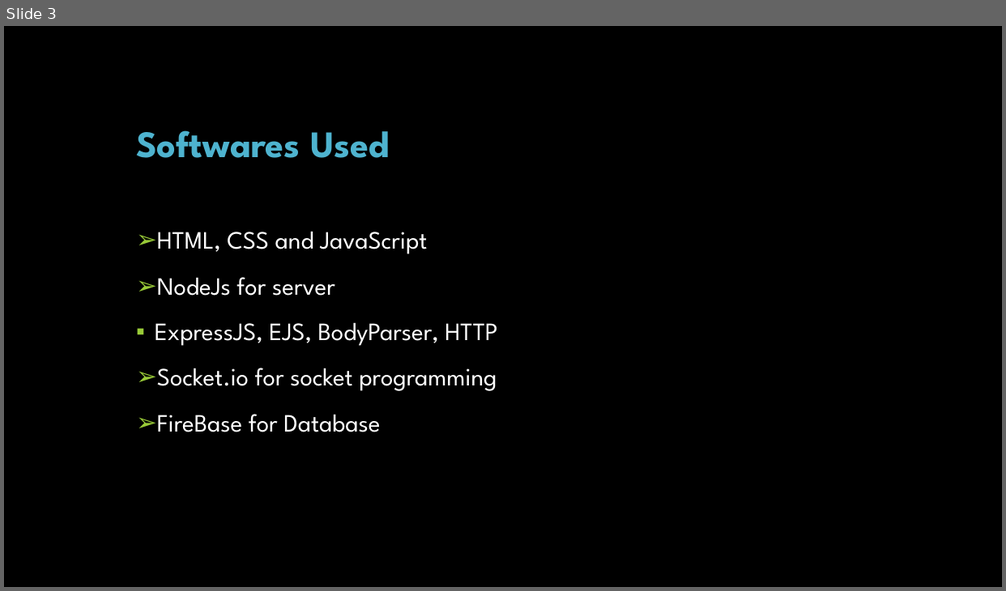
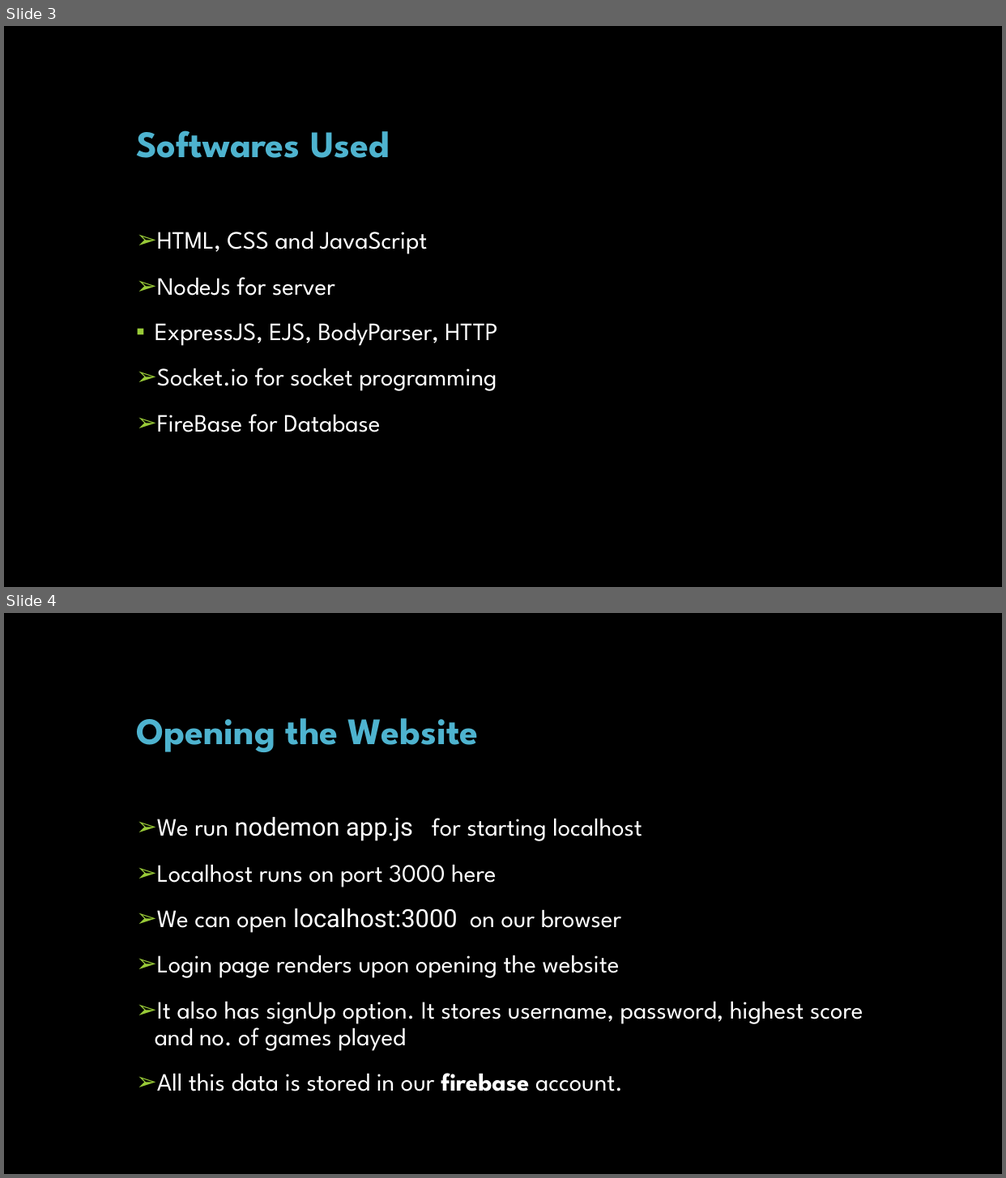
Before and after one commit to KusalG05/Theen-Titans, a slide deck: Theen-Titans.pptm. Shown one above the other, each under a label of ours: slide 3 before the commit, slides 3 and 4 after it. The pictures are 1006x591 and 1006x1178 pixels, drawn with LibreOffice and Linux fonts; fonts in the diff are those of the drawing; background and template pictures are left out. Boxes give left, top, right and bottom in pixels: in the first picture for what was removed or moved away, otherwise in the second. Text is boxed around its words. In the diff, an @@ line names an element or a change of style, - is before the commit and + after.

```diff
--- a/Theen-Titans.pptm
+++ b/Theen-Titans.pptm
@@ slide 4 added at (x1=4, y1=613, x2=1002, y2=1174), background picture (left out) @@
@@ title added at (x1=136, y1=718, x2=479, y2=752), 36 pt, text #4EB3CF, bold @@
+Opening the Website
@@ text added at (x1=155, y1=817, x2=863, y2=1092), 24 pt, text #FFFFFF @@
+➢ We run nodemon app.js for starting localhost
+➢ Localhost runs on port 3000 here
+➢ We can open localhost:3000 on our browser
+➢ Login page renders upon opening the website
+➢ It also has signUp option. It stores username, password, highest score and no. of games played
+➢ All this data is stored in our firebase account.
```
Also in this commit, not shown: 1 slide changed, 5 other slides added, 1 slide removed, 4 other files.
